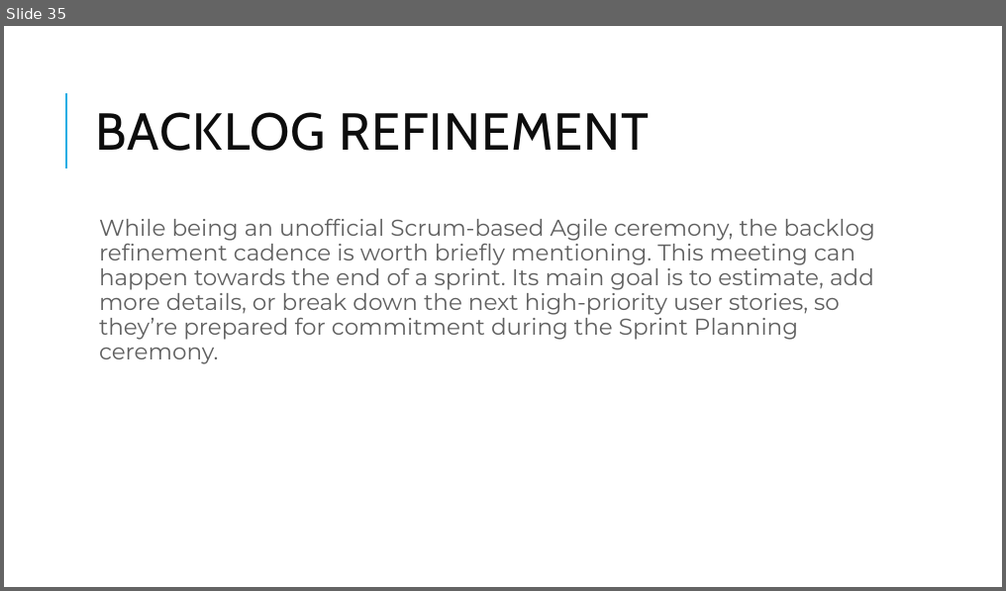
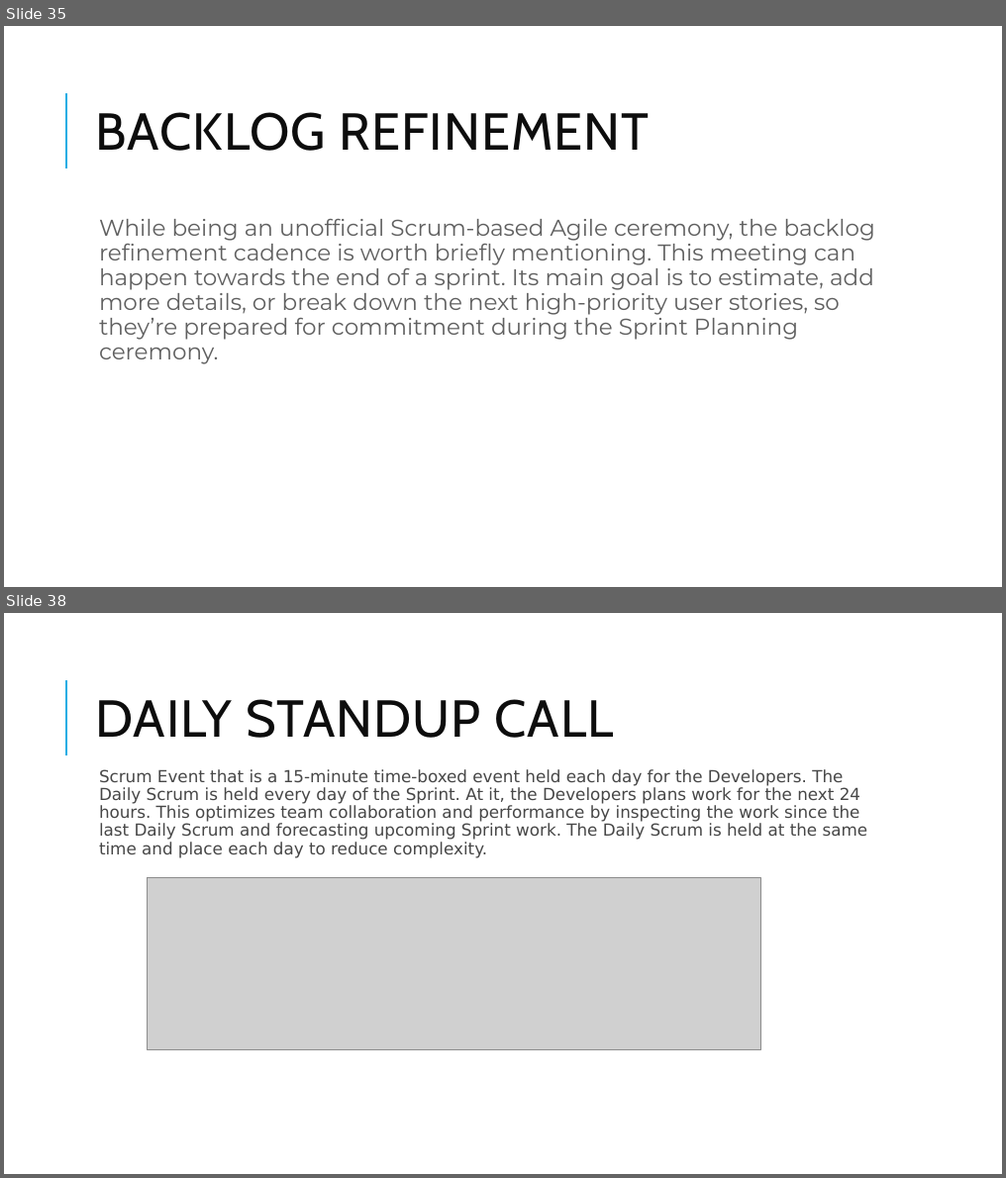
Before and after one commit to skandhwa/1stJulySimplelearn, a slide deck: Phase 1- Planning And Automation.pptx. Shown one above the other, each under a label of ours: slide 35 before the commit, slides 35 and 38 after it; the slides between them are not shown. The pictures are 1006x591 and 1006x1178 pixels, drawn with LibreOffice and Linux fonts; fonts in the diff are those of the drawing; grey boxes stand for pictures. Boxes give left, top, right and bottom in pixels: in the first picture for what was removed or moved away, otherwise in the second. Text is boxed around its words. In the diff, an @@ line names an element or a change of style, - is before the commit and + after.

```diff
--- a/Phase 1- Planning And Automation.pptx
+++ b/Phase 1- Planning And Automation.pptx
@@ slide 38 added at [4, 613, 1002, 1174], background #FFFFFF; not listed: 1 template element that a slide beside it also shows @@
@@ title added at [95, 699, 614, 738], 50 pt, text #0D0D0D @@
+DAILY STANDUP CALL
@@ text added at [99, 769, 868, 859], 16 pt, text #474747 @@
+  Scrum Event that is a 15-minute time-boxed event held each day for the Developers. The Daily Scrum is held every day of the Sprint. At it, the Developers plans work for the next 24 hours. This optimizes team collaboration and performance by inspecting the work since the last Daily Scrum and forecasting upcoming Sprint work. The Daily Scrum is held at the same time and place each day to reduce complexity.
@@ picture added at [147, 878, 760, 1051] @@
```
Also in this commit, not shown: 1 slide changed, 8 other slides added.
